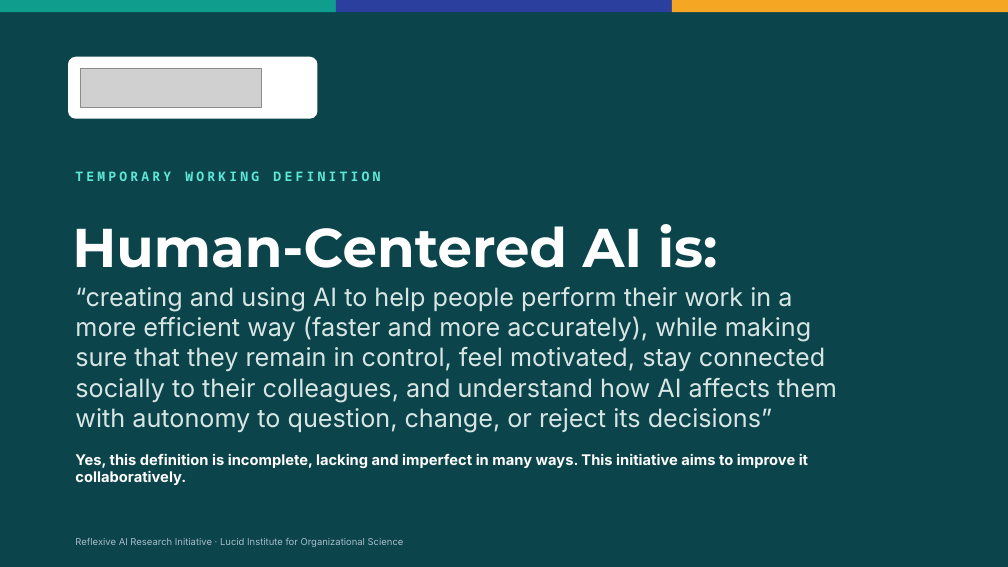
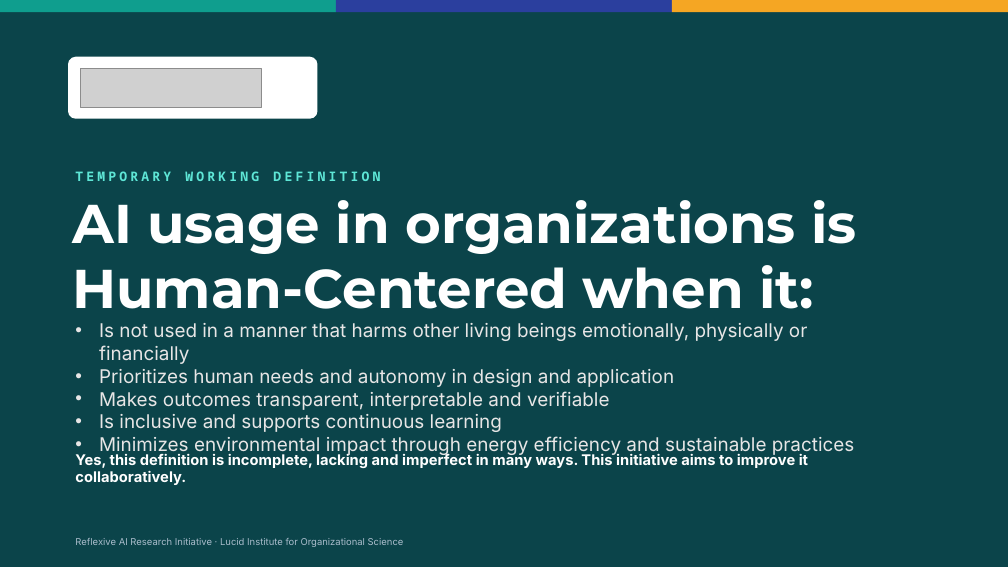
Before and after one commit to LucidInstitute/Reflexive-AI-Initiative, a slide deck: slide 1 of Work Group Guide/Source/Human-Centered AI Work Definition.pptx. Drawn at 1008x567 pixels with LibreOffice and Linux fonts; fonts in the diff are those of the drawing; grey boxes stand for pictures; background and template pictures are left out. Boxes give left, top, right and bottom in pixels: in the first picture for what was removed or moved away, otherwise in the second. Text is boxed around its words. In the diff, an @@ line names an element or a change of style, - is before the commit and + after.

Commit message:
Update the working definition for human-centered AI to a version of the Copenhagen Manifesto (this makes it broader). We still have to operationalize this definition.

```diff
--- a/Work Group Guide/Source/Human-Centered AI Work Definition.pptx
+++ b/Work Group Guide/Source/Human-Centered AI Work Definition.pptx
@@ text at bbox=[72, 200, 856, 309]: text changed @@
-Human-Centered AI is:
+AI usage in organizations is Human-Centered when it:
@@ text at bbox=[99, 323, 855, 456]: text changed; size 24 to 18 pt; text colour #D7E6E4 to #E7E6E6 @@
-“creating and using AI to help people perform their work in a more efficient way (faster and more accurately), while making sure that they remain in control, feel motivated, stay connected socially to their colleagues, and understand how AI affects them with autonomy to question, change, or reject its decisions”
+• Is not used in a manner that harms other living beings emotionally, physically or financially
+• Prioritizes human needs and autonomy in design and application
+• Makes outcomes transparent, interpretable and verifiable
+• Is inclusive and supports continuous learning
+• Minimizes environmental impact through energy efficiency and sustainable practices
```
Also in this commit, not shown: 10 other files.
